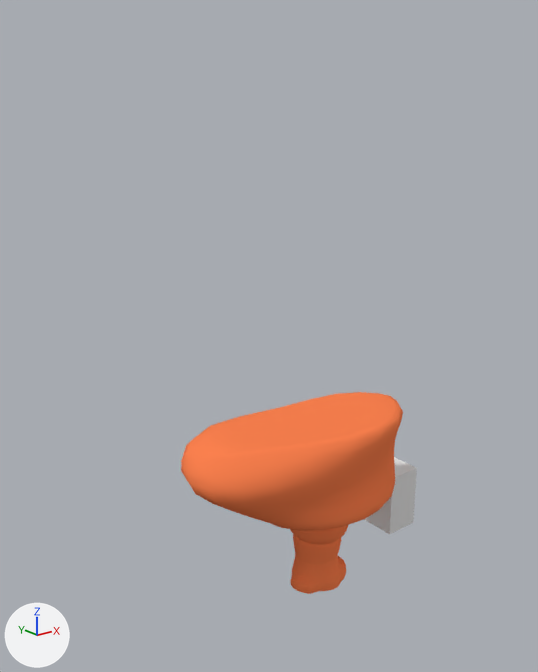
The Blender file Blender/Environment/Rocks.blend as it was, and as the next commit left it.
Camera for both pictures: a camera (50 mm lens) standing at (-11.24, -12.11, 11.61) and looking at (-0.86, 0.87, 6.41). Lighting does not change. The marker at lower left points along +X, +Y and +Z.

Script lines for the objects in view, before the commit:
```python
me_cube_012 = bpy.data.meshes.new('Cube.012')
me_cube_012.from_pydata(...)  # a box spanning x -1.0..1.0, y -1.0..1.0, z -1.0..1.0
me_cylinder_001 = bpy.data.meshes.new('Cylinder.001')
me_cylinder_001.from_pydata(...)  # 881 vertices, 866 faces; spans x -3.51..2.53, y -1.51..1.64, z 0.0..4.48
me_cylinder_001.polygons.foreach_set('use_smooth', [True] * 866)
me_cylinder_001.materials.append(mat_material_004)  # orange #ff8350
ob_cube_008 = bpy.data.objects.new('Cube.008', me_cube_012)
ob_cube_008.location = (3.37, 0.62, 0.91)
ob_cube_008.scale = (0.5, 0.5, 0.875)
ob_cylinder_001 = bpy.data.objects.new('Cylinder.001', me_cylinder_001)
ob_cylinder_001.location = (0.0, 0.0, 0.0)
```
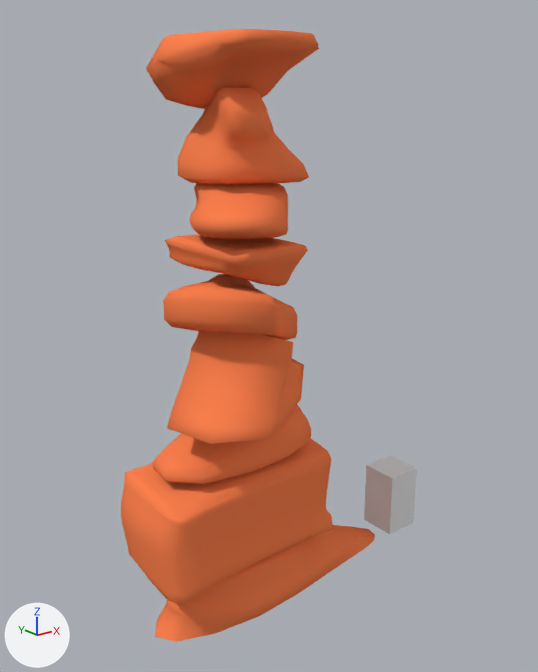
Changed parts and their boxes [x1, y1, x2, y2] in the pictures (538 x 672 px):
```json
{"object": "Cube.013", "change": "added", "after": [121, 29, 375, 642], "on screen": "orange", "faces in mat_material_004 (orange #ff8350)": [121, 29, 375, 642], "faces in mat_material_008 (orange #ff8350)": [189, 183, 288, 239]}
{"object": "Cylinder.001", "change": "deleted", "before": [181, 392, 403, 594], "on screen": "orange"}
```

The change, as JSON lines over the scene's bpy script:
```json
{"op": "add", "block": "mat_material_008", "code": ["mat_material_008 = diffuse_material('Material.008')", "mat_material_008.base_color = (1.0, 0.227, 0.0802)  # orange #ff8350"]}
{"op": "add", "block": "me_cube_021", "code": ["me_cube_021 = bpy.data.meshes.new('Cube.021')", "me_cube_021.from_pydata(...)  # 1210 vertices, 1191 faces, 2 loose edges; spans x -9.24..5.38, y -3.95..3.73, z -1.05..13.62", "me_cube_021.polygons.foreach_set('use_smooth', [True] * 1191)", "# faces by material slot: [1061, 130]", "me_cube_021.materials.append(mat_material_004)  # orange #ff8350", "me_cube_021.materials.append(mat_material_008)  # orange #ff8350"]}
{"op": "remove", "block": "ob_cylinder_001", "code": ["ob_cylinder_001 = bpy.data.objects.new('Cylinder.001', me_cylinder_001)", "ob_cylinder_001.location = (0.0, 0.0, 0.0)"]}
{"op": "add", "block": "ob_cube_013", "code": ["ob_cube_013 = bpy.data.objects.new('Cube.013', me_cube_021)", "ob_cube_013.location = (-0.02, 0.62, 0.91)", "ob_cube_013.scale = (0.5, 0.5, 0.875)"]}
```
